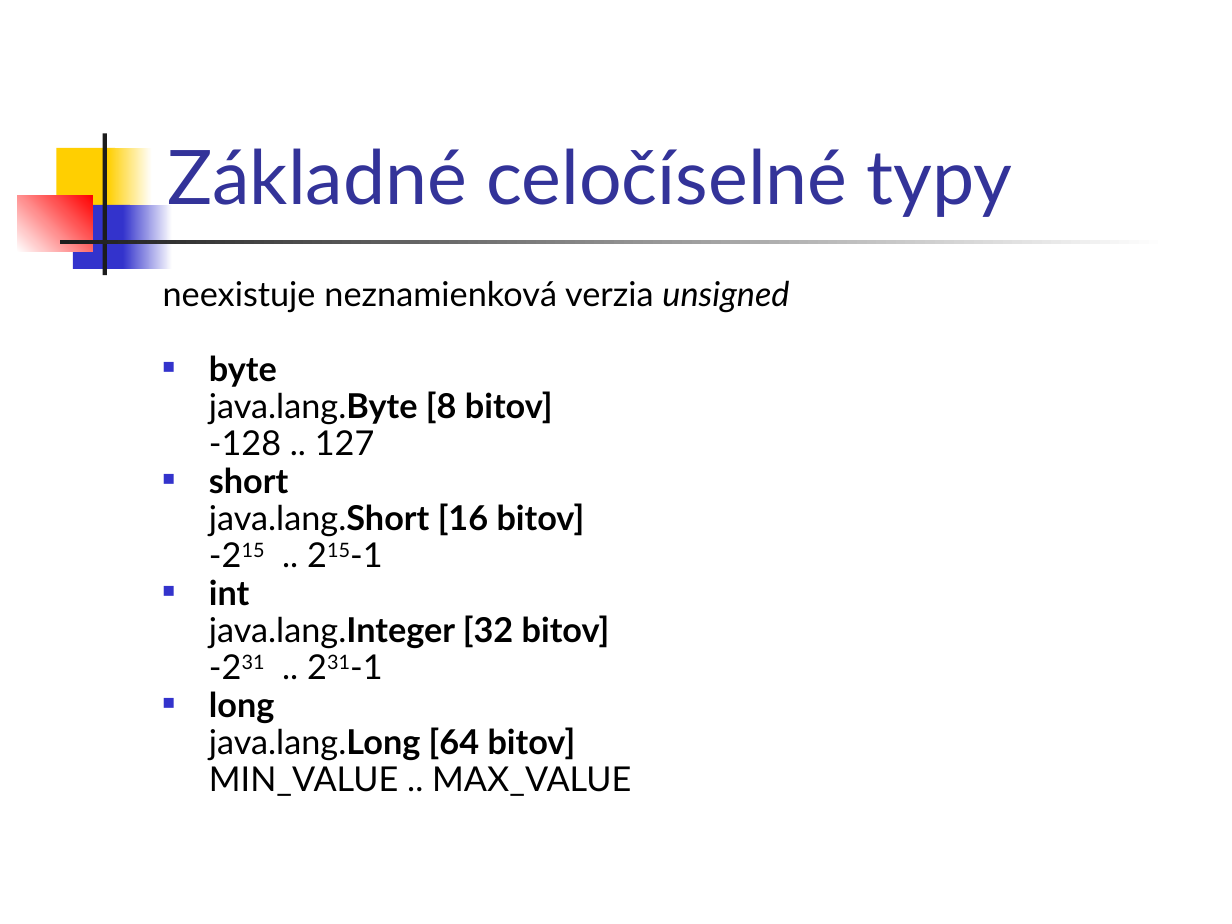
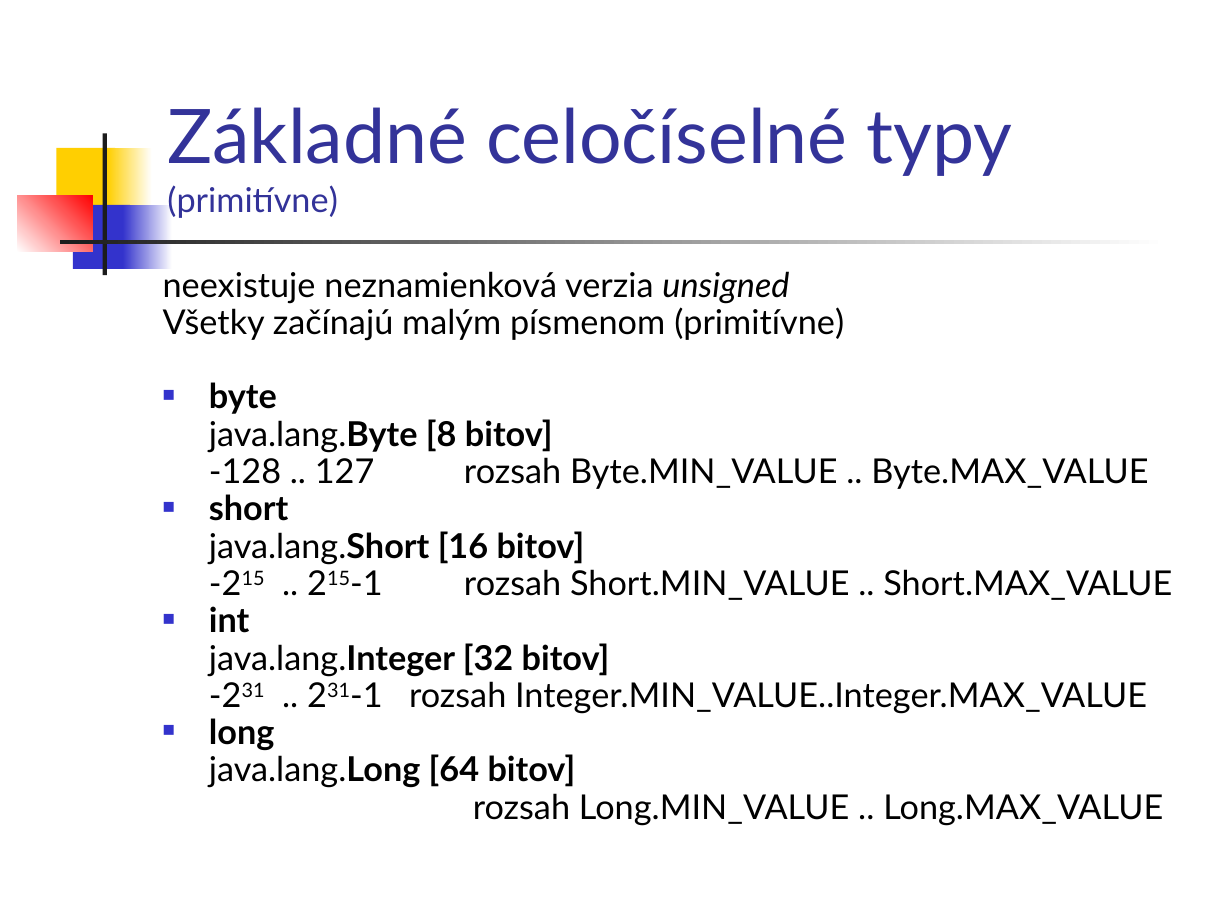
Before and after one commit to Programovanie4/Prednasky, a slide deck: slide 13 of 01/01_java.ppt (slide 26 before the commit). Drawn at 1232x924 pixels with LibreOffice and Linux fonts; fonts in the diff are those of the drawing. Boxes give left, top, right and bottom in pixels: in the first picture for what was removed or moved away, otherwise in the second. Text is boxed around its words. In the diff, an @@ line names an element or a change of style, - is before the commit and + after.

```diff
--- a/01/01_java.ppt
+++ b/01/01_java.ppt
@@ title at <box>167,107,1013,218</box>: text changed @@
-Základné celočíselné typy
+Základné celočíselné typy
+(primitívne)
@@ text "neexistuje neznamienková verzia unsigned": place and size @@
-text "neexistuje neznamienková verzia unsigned" at <box>163,280,789,796</box>
+text "neexistuje neznamienková verzia unsigned" at <box>163,271,1172,825</box>
@@ text at <box>163,307,844,341</box>: paragraph added @@
+Všetky začínajú malým písmenom (primitívne)
@@ text at <box>209,457,1148,489</box>: text changed @@
--128 .. 127
+-128 .. 127 rozsah Byte.MIN_VALUE .. Byte.MAX_VALUE
@@ text at <box>350,569,1172,600</box>: text changed @@
--215 .. 215-1
+-215 .. 215-1 rozsah Short.MIN_VALUE .. Short.MAX_VALUE
@@ text at <box>350,681,1147,714</box>: text changed @@
--231 .. 231-1
+-231 .. 231-1 rozsah Integer.MIN_VALUE..Integer.MAX_VALUE
@@ text at <box>473,793,1163,825</box>: text changed @@
-MIN_VALUE .. MAX_VALUE
+rozsah Long.MIN_VALUE .. Long.MAX_VALUE
```
Also in this commit, not shown: 8 other slides changed, 9 slides added, 16 slides removed, 2 other files.
